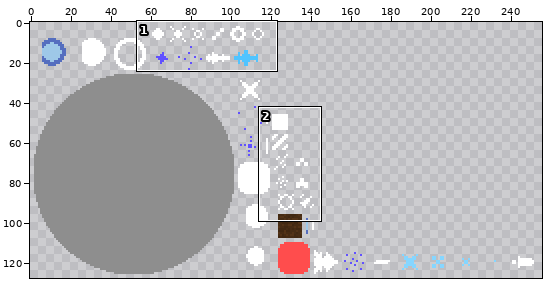
Edited in one commit: sprite sheet (core/assets/sprites/duel.png). The first picture is a wide view before the edit; the outline marks the close-up.
Close-up. Old version:
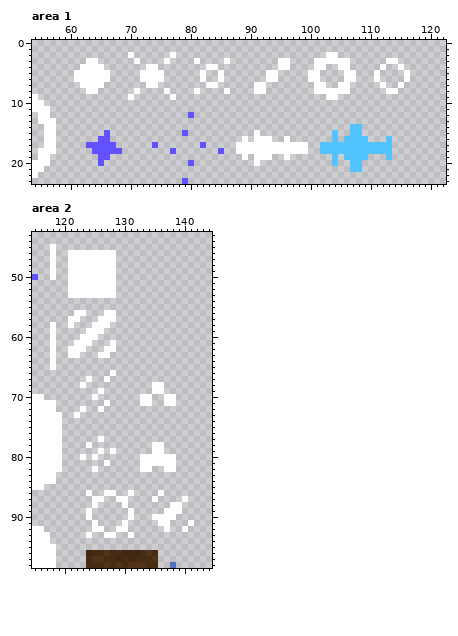
The file is 256x128 pixels. Pixels under 10% opacity are left out. Colours within 5 levels of each other are drawn and written as one. Shown: area 1: x 54..122, y 0..23; area 2: x 115..144, y 43..98.
The result:
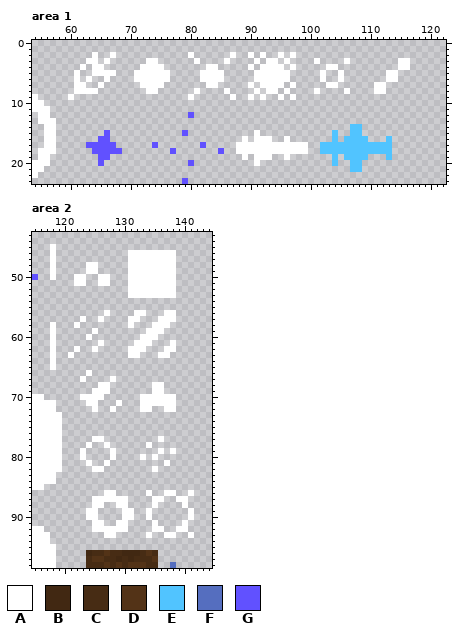
Palette (. is transparent): A #ffffff  B #412812  C #472c14  D #533317  E #51c4ff  F #556ebf  G #6151ff
The edit:
Area 1:
y 2: x 64 . -> A; x 67 . -> A; x 70 A -> .; x 77 A -> .; x 80 . -> A; x 87 . -> A; x 90 . -> A; x 92 . -> A; x 95 . -> A; x 97 . -> A; x 103..104 AA -> ..
y 3: x 66 . -> A; x 71 A -> .; x 73..74 .. -> AA; x 76 A -> .; x 91 . -> A; x 93..95 ..A -> AA.; x 102..105 AAAA -> ....; x 113..116 AA.. -> ..AA
y 4: x 63 A -> .; x 72 . -> A; x 75 . -> A; x 90 . -> A; x 92..94 ... -> AAA; x 96..97 A. -> .A; x 101..106 AA..AA -> ..AA..; x 112 A -> .; x 116 . -> A
y 5: x 62..63 AA -> ..; x 67 . -> A; x 71 . -> A; x 76 . -> A; x 83..84 .. -> AA; x 91..92 .. -> AA; x 95..96 .. -> AA; x 100..102 AA. -> ..A; x 105..107 .AA -> A..; x 111 A -> .; x 113..114 .. -> AA; x 116 A -> .
y 6: x 62 A -> .; x 64..65 AA -> ..; x 71 . -> A; x 76 . -> A; x 83..84 .. -> AA; x 91..92 .. -> AA; x 95..96 .. -> AA; x 100..102 AA. -> ..A; x 105..107 .AA -> A..; x 111 A -> .; x 113..114 .. -> AA; x 116 A -> .
y 7: x 61 . -> A; x 63..64 AA -> ..; x 72 . -> A; x 75 . -> A; x 90..91 .A -> A.; x 93..95 ... -> AAA; x 97 . -> A; x 101..106 AA..AA -> ..AA..; x 111 . -> A; x 115 A -> .
y 8: x 61..62 .. -> AA; x 71 A -> .; x 73..74 .. -> AA; x 76 A -> .; x 92..94 A.. -> .AA; x 96 . -> A; x 102..105 AAAA -> ....; x 111..114 ..AA -> AA..
y 9: x 60 . -> A; x 70 A -> .; x 77 A -> .; x 80 . -> A; x 87 . -> A; x 90 . -> A; x 92 . -> A; x 95 . -> A; x 97 . -> A; x 103..104 AA -> ..
Area 2:
y 46..47: x 121..128 AAAAAAAA -> ........; x 131..138 ........ -> AAAAAAAA
y 48..49: x 121..123 AAA -> ...; x 126..128 AAA -> ...; x 131..138 ........ -> AAAAAAAA
y 50..51: x 121 A -> .; x 124..125 AA -> ..; x 128 A -> .; x 131..138 ........ -> AAAAAAAA
y 52..53: x 121..128 AAAAAAAA -> ........; x 131..138 ........ -> AAAAAAAA
y 56: x 122..123 AA -> ..; x 128 A -> .; x 132..133 .. -> AA; x 137..138 .. -> AA
y 57: x 121..123 AA. -> ..A; x 127..128 AA -> ..; x 131..132 .. -> AA; x 136..138 ... -> AAA
y 58: x 121..122 A. -> .A; x 125..127 AAA -> ...; x 131 . -> A; x 135..137 ... -> AAA
y 59: x 124 A -> .; x 126 A -> .; x 134..136 ... -> AAA
y 60: x 123 A -> .; x 125 A -> .; x 133..135 ... -> AAA
y 61: x 122..124 AAA -> ...; x 126 . -> A; x 128 A -> .; x 132..134 ... -> AAA; x 138 . -> A
y 62: x 121 A -> .; x 123 A -> .; x 125 . -> A; x 127..128 AA -> ..; x 131..133 ... -> AAA; x 137..138 .. -> AA
y 63: x 122 A -> .; x 126..127 AA -> ..; x 131..132 .. -> AA; x 136..137 .. -> AA
y 66: x 124 . -> A; x 128 A -> .
y 67: x 123..124 .A -> A.; x 127..128 A. -> .A
y 68: x 123 A -> .; x 126..127 .. -> AA
y 69: x 125 . -> A; x 127 . -> A
y 70: x 123..124 .. -> AA; x 126 . -> A; x 135..136 .. -> AA
y 71: x 124..125 .. -> AA; x 127 A -> .; x 129 . -> A; x 135..136 .. -> AA
y 72: x 123 A -> .; x 125..126 .A -> A.; x 128 . -> A; x 133..134 .. -> AA; x 137..138 .. -> AA
y 73: x 122 A -> .
y 77: x 125 . -> A; x 136 . -> A
y 78: x 127 . -> A; x 134..136 .AA -> A..
y 79: x 123 . -> A; x 126 A -> .; x 135 A -> .; x 138 . -> A
y 80: x 125 A -> .; x 128 . -> A; x 134 A -> .; x 136..138 AAA -> ...
y 81: x 124 . -> A; x 133..136 AAAA -> ....; x 138 A -> .
y 82: x 126 . -> A; x 133..135 AA. -> ..A; x 137..138 AA -> ..
y 86: x 124 A -> .; x 131 A -> .; x 134 . -> A; x 136..138 A.. -> .AA; x 141 . -> A
y 87: x 127..128 .. -> AA; x 136 . -> A; x 139 . -> A
y 88: x 126 . -> A; x 129 . -> A; x 135 . -> A; x 138..140 AA. -> ..A
y 89: x 125 . -> A; x 130 . -> A; x 134 . -> A; x 137..139 AAA -> ...; x 141 . -> A
y 90: x 125 . -> A; x 130 . -> A; x 134..138 .AAAA -> A....; x 141 . -> A
y 91: x 126 . -> A; x 129 . -> A; x 135..137 .AA -> A..; x 140..141 .A -> A.
y 92: x 127..128 .. -> AA; x 135..137 ..A -> AA.; x 139 . -> A
y 93: x 124 A -> .; x 131 A -> .; x 134 . -> A; x 137..138 .. -> AA; x 141 . -> A
Pixel boxes of the changes (left, top, right, bottom) in both close-ups:
changed: (68, 52, 356, 100)
changed: (374, 58, 410, 94)
changed: (68, 250, 194, 538)
